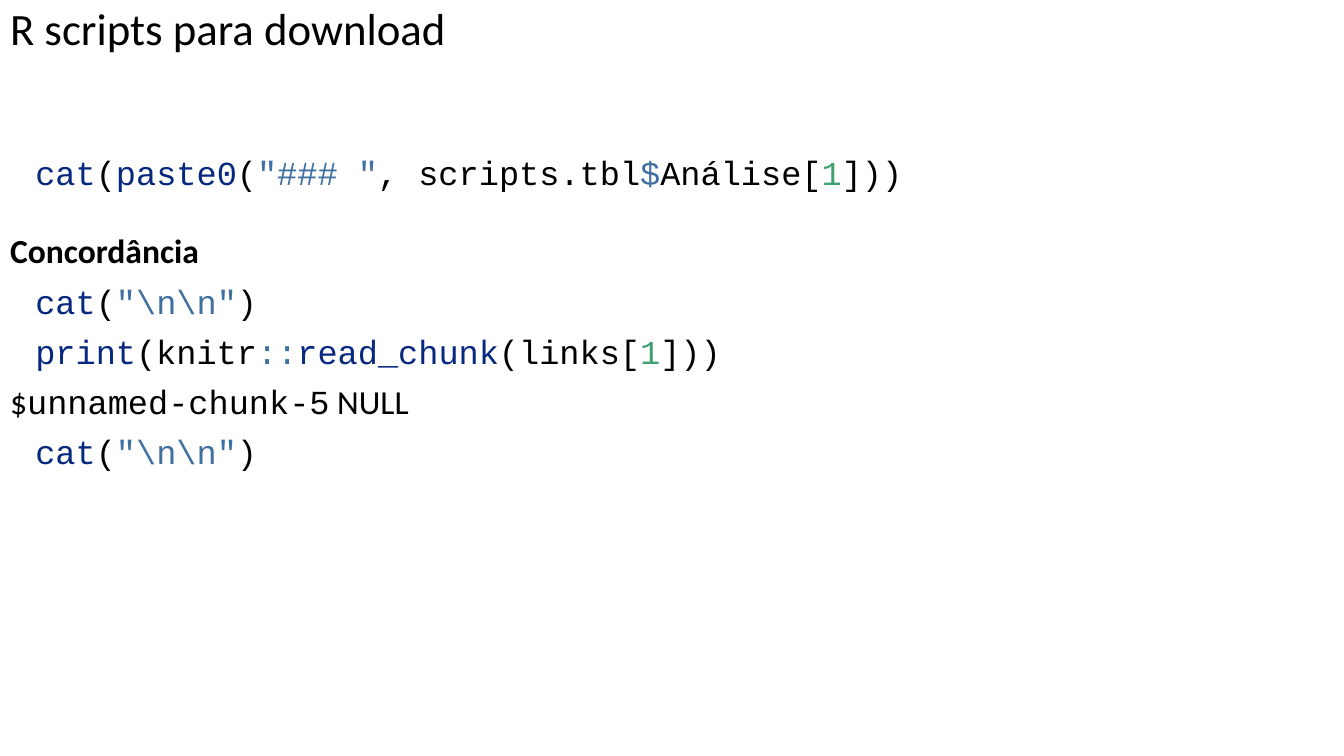
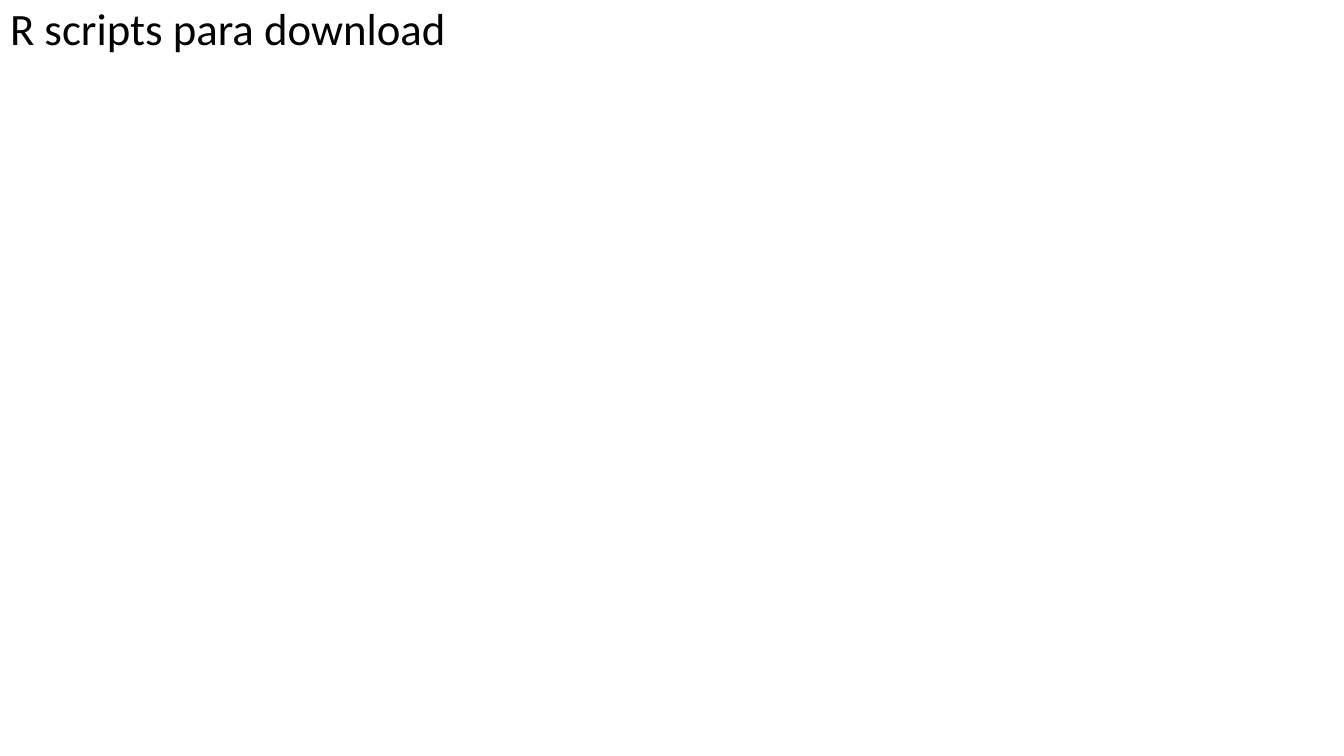
Before and after one commit to FerreiraAS/Ciencia-com-R, a slide deck: slide 138 of docs/Ciencia-com-R.pptx. Drawn at 1344x756 pixels with LibreOffice and Linux fonts; fonts in the diff are those of the drawing. Boxes give left, top, right and bottom in pixels: in the first picture for what was removed or moved away, otherwise in the second. Text is boxed around its words. In the diff, an @@ line names an element or a change of style, - is before the commit and + after.

```diff
--- a/docs/Ciencia-com-R.pptx
+++ b/docs/Ciencia-com-R.pptx
@@ text removed at <box>10,161,902,471</box> @@
-cat(paste0("### ", scripts.tbl$Análise[1]))
-Concordância
-cat("\n\n")
-print(knitr::read_chunk(links[1]))
-$unnamed-chunk-5 NULL
-cat("\n\n")
```
Also in this commit, not shown: 1 other slide changed, 13 other files.
